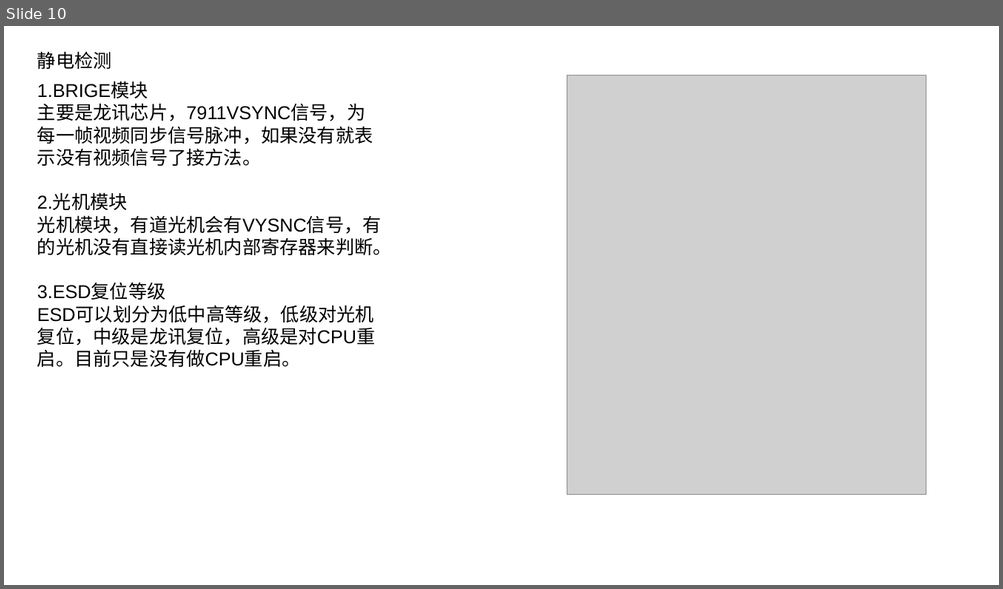
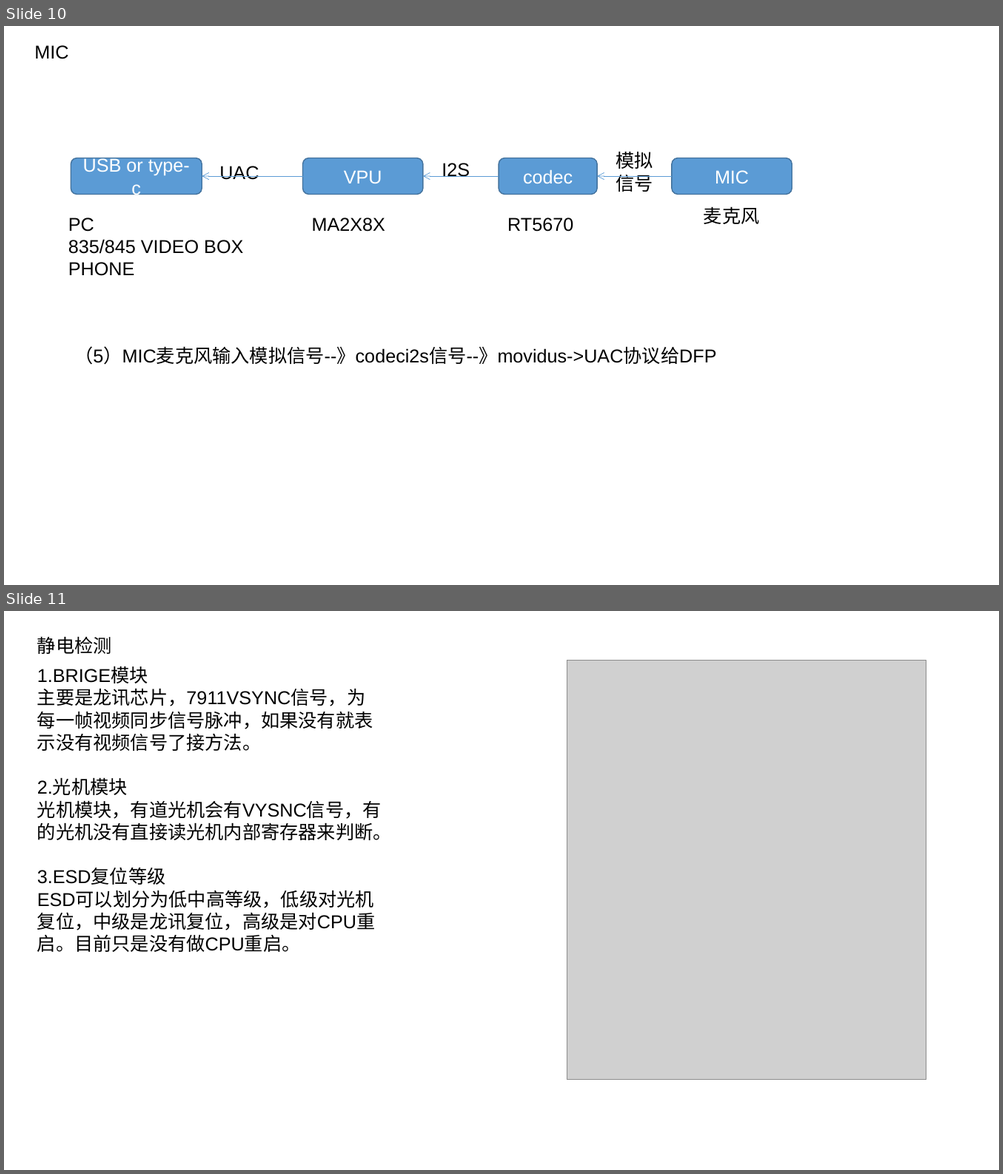
Before and after one commit to xiangyu199378/workdaily, a slide deck: workdoc/framework/BringUp.pptx. Shown one above the other, each under a label of ours: slide 10 before the commit, slides 10 and 11 after it. The pictures are 1003x589 and 1003x1174 pixels, drawn with LibreOffice and Linux fonts; fonts in the diff are those of the drawing; grey boxes stand for pictures. Boxes give left, top, right and bottom in pixels: in the first picture for what was removed or moved away, otherwise in the second. Text is boxed around its words. In the diff, an @@ line names an element or a change of style, - is before the commit and + after.

```diff
--- a/workdoc/framework/BringUp.pptx
+++ b/workdoc/framework/BringUp.pptx
@@ slide 10 added at (x1=4, y1=26, x2=999, y2=585), background #FFFFFF @@
@@ text added at (x1=34, y1=45, x2=68, y2=59), 18 pt, text #000000 @@
+MIC
@@ rounded rectangle added at (x1=71, y1=158, x2=202, y2=195), fill #5B9BD5, outline #43739E 1 pt, 18 pt, text #FFFFFF @@
+USB or type-c
@@ rounded rectangle added at (x1=302, y1=158, x2=423, y2=195), fill #5B9BD5, outline #43739E 1 pt, 18 pt, text #FFFFFF @@
+VPU
@@ rounded rectangle added at (x1=498, y1=158, x2=597, y2=195), fill #5B9BD5, outline #43739E 1 pt, 18 pt, text #FFFFFF @@
+codec
@@ text added at (x1=616, y1=151, x2=653, y2=192), 18 pt, text #000000 @@
+模拟信号
@@ rounded rectangle added at (x1=671, y1=158, x2=792, y2=195), fill #5B9BD5, outline #43739E 1 pt, 18 pt, text #FFFFFF @@
+MIC
@@ arrow added from (302, 176) to (202, 176), #5B9BD5 0.5 pt @@
@@ text added at (x1=219, y1=166, x2=259, y2=180), 18 pt, text #000000 @@
+UAC
@@ arrow added from (498, 176) to (423, 176), #5B9BD5 0.5 pt @@
@@ text added at (x1=441, y1=163, x2=469, y2=177), 18 pt, text #000000 @@
+I2S
@@ arrow added from (671, 176) to (597, 176), #5B9BD5 0.5 pt @@
@@ text added at (x1=68, y1=218, x2=243, y2=276), 18 pt, text #000000 @@
+PC
+835/845 VIDEO BOX
+PHONE
@@ text added at (x1=312, y1=218, x2=385, y2=232), 18 pt, text #000000 @@
+MA2X8X
@@ text added at (x1=507, y1=218, x2=573, y2=232), 18 pt, text #000000 @@
+RT5670
@@ text added at (x1=703, y1=207, x2=760, y2=224), 18 pt, text #000000 @@
+麦克风
@@ text added at (x1=74, y1=346, x2=716, y2=365), 18 pt, text #000000 @@
+（5）MIC麦克风输入模拟信号--》codeci2s信号--》movidus->UAC协议给DFP
@@ what was slide 10 is now slide 11 @@
```
Also in this commit, not shown: 6 slides changed, 7 other files.
